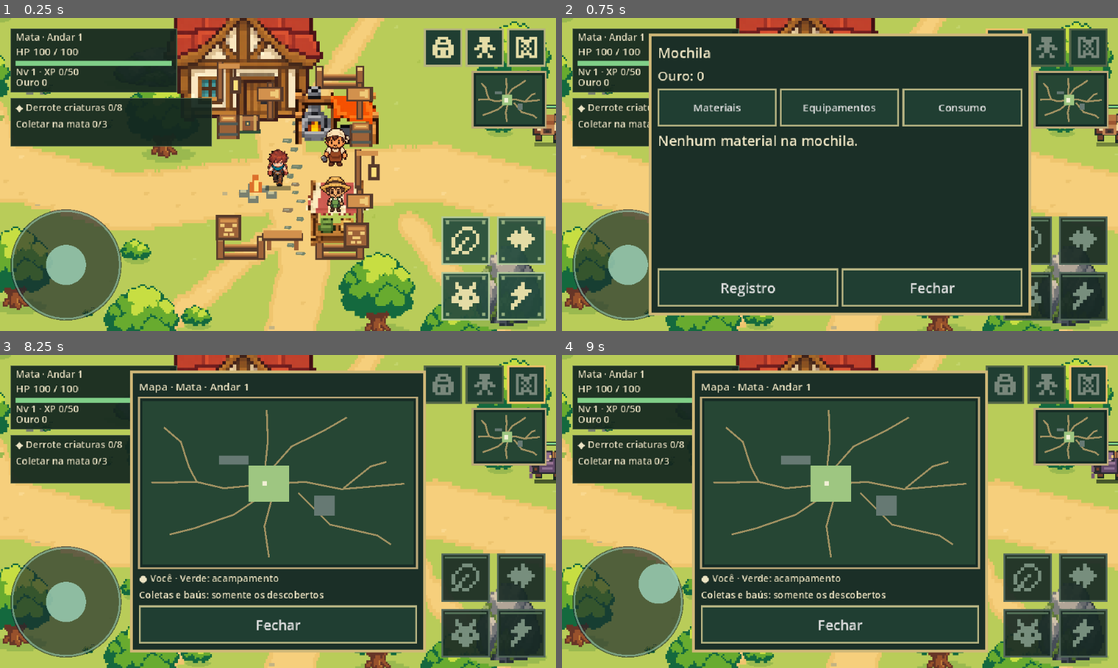
Above: before the commit, frames 1-4 (two rows, left to right).
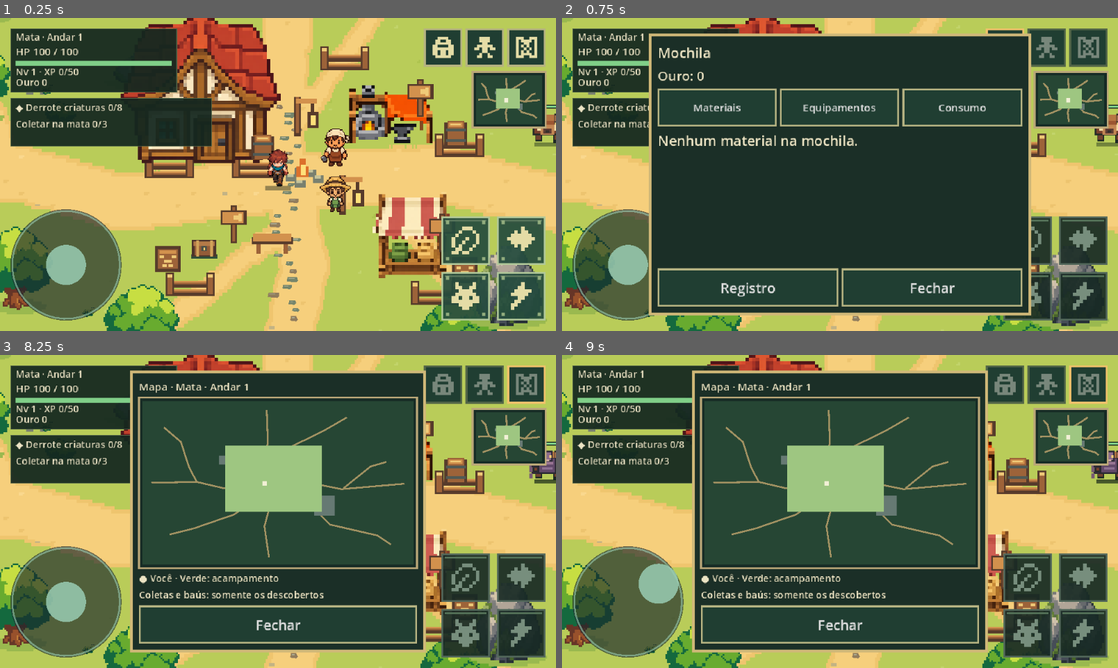
Above: after the commit, the same moments.

Repository: thiagohugo12-dotcom/arveon
Game: Godot game, scene res://scenes/main.tscn
Same seed, same stepped clock (60 frames per second), same inputs: the game is played once before the commit and once after it.
Inputs (mouse positions are in pixels of both pictures, inside the frame that each line leads up to):
- Up to frame 1 (0.25 s): no input
- Up to frame 2 (0.75 s): click (1006, 46) at 0.52 s
- Up to frame 3 (8.25 s): click "Materiais" at 1.25 s; click "Equipamentos" at 2 s; click "Consumo" at 2.75 s; click "Registro" at 3.5 s; click "Fechar" at 4.25 s; click (483, 383) at 5.02 s; click "Personagem" at 5.75 s; click "Habilidades" at 6.5 s; click "Fechar · C / Esc" at 7.25 s; click (528, 383) at 8.02 s
- Up to frame 4 (9 s): tap Enter at 8.75 s; drag from (628, 602) to (895, 442) at 8.77 s

The runs differ from the first frame. In frame 1, 27% of the frame differs, in the area x 21-100%, y 0-100%; in frame 2, 2.5%; in frame 3, 7.3%; in frame 4, 7.3%.

Commit message:
feat: split safe camp into open service zones

Diff:
--- a/scripts/components/safe_camp.gd
+++ b/scripts/components/safe_camp.gd
@@ -1,11 +1,11 @@
 class_name SafeCamp
 extends RefCounted
 
-const AREA := Rect2(470, 355, 180, 200)
+const AREA := Rect2(365, 245, 430, 365)
 const CLEARANCE := 130.0 # Greater than the starter weapon's 120 px reach.
-const RESPAWN := Vector2(540, 450)
+const RESPAWN := Vector2(555, 445)
 const INTERACT_RANGE := 56.0
-const STATIONS := {"Baú": Vector2(505, 391), "Ferreiro": Vector2(608, 391), "Vendedor": Vector2(608, 514)}
+const STATIONS := {"Baú": Vector2(455, 535), "Ferreiro": Vector2(670, 390), "Vendedor": Vector2(695, 545)}
 
 static func contains(point: Vector2) -> bool:
 	return AREA.has_point(point)
--- a/scripts/presentation/floor_v2_view.gd
+++ b/scripts/presentation/floor_v2_view.gd
@@ -101,25 +101,24 @@
 	return positions
 
 func _camp() -> void:
-	# The camp uses a full environmental scale; interaction points remain unchanged.
-	for n in range(18):
-		layout._draw_flagstone(Vector2(556+layout._hash(n,71)%21-10,369+n*10),n)
-	# The fence segments mark the hub without enclosing it or filling the scene.
-	for at in [Vector2(496,352),Vector2(610,352),Vector2(496,548),Vector2(610,548)]:
+	# Separate service zones give every building its natural footprint.
+	for n in range(28):
+		layout._draw_flagstone(Vector2(548+layout._hash(n,71)%31-15,370+n*9),n)
+	# A few open fence anchors frame the village without turning it into a square.
+	for at in [Vector2(414,454),Vector2(514,454),Vector2(616,330),Vector2(748,430),Vector2(438,590),Vector2(720,600)]:
 		prop(FENCE_PROP,at,1.95)
-	# Buildings deliberately occupy a larger footprint, matching the world scale.
-	layout.draw_texture_rect_region(CAMP,Rect2(404,197,192,192),CABIN)
+	# Home, workshop, vendor and chest each occupy their own clear area.
+	layout.draw_texture_rect_region(CAMP,Rect2(355,245,192,192),CABIN)
 	sprite_scaled(CAMP,FORGE,SafeCamp.STATIONS["Ferreiro"]+Vector2(0,24),1.85)
-	sprite_scaled(CAMP,MARKET,SafeCamp.STATIONS["Vendedor"]+Vector2(0,18),1.45)
+	sprite_scaled(CAMP,MARKET,SafeCamp.STATIONS["Vendedor"]+Vector2(0,24),1.85)
 	layout._draw_chest(SafeCamp.STATIONS["Baú"])
-	# Service markers remain sparse, but are deliberately legible at gameplay scale.
 	for name: String in ["Baú","Ferreiro","Vendedor"]:
-		prop(SIGN_PROP,SafeCamp.STATIONS[name]+Vector2(28,-4),1.9)
-	for point: Vector2 in [Vector2(480,411),Vector2(633,420)]:
+		prop(SIGN_PROP,SafeCamp.STATIONS[name]+Vector2(36,-6),1.9)
+	for point: Vector2 in [Vector2(520,434),Vector2(742,418)]:
 		prop(BARREL_PROP,point,1.75)
-	for point: Vector2 in [Vector2(484,526),Vector2(631,535)]:
+	for point: Vector2 in [Vector2(414,562),Vector2(756,575)]:
 		prop(CRATE_PROP,point,1.75)
-	for point: Vector2 in [Vector2(479,374),Vector2(638,474)]:
+	for point: Vector2 in [Vector2(568,414),Vector2(620,504)]:
 		prop(LANTERN_PROP,point,1.9)
-	prop(BENCH_PROP,Vector2(548,544),1.75)
-	prop(FIRE_PROP,Vector2(516,492),1.75)
+	prop(BENCH_PROP,Vector2(536,548),1.75)
+	prop(FIRE_PROP,Vector2(570,474),1.75)
